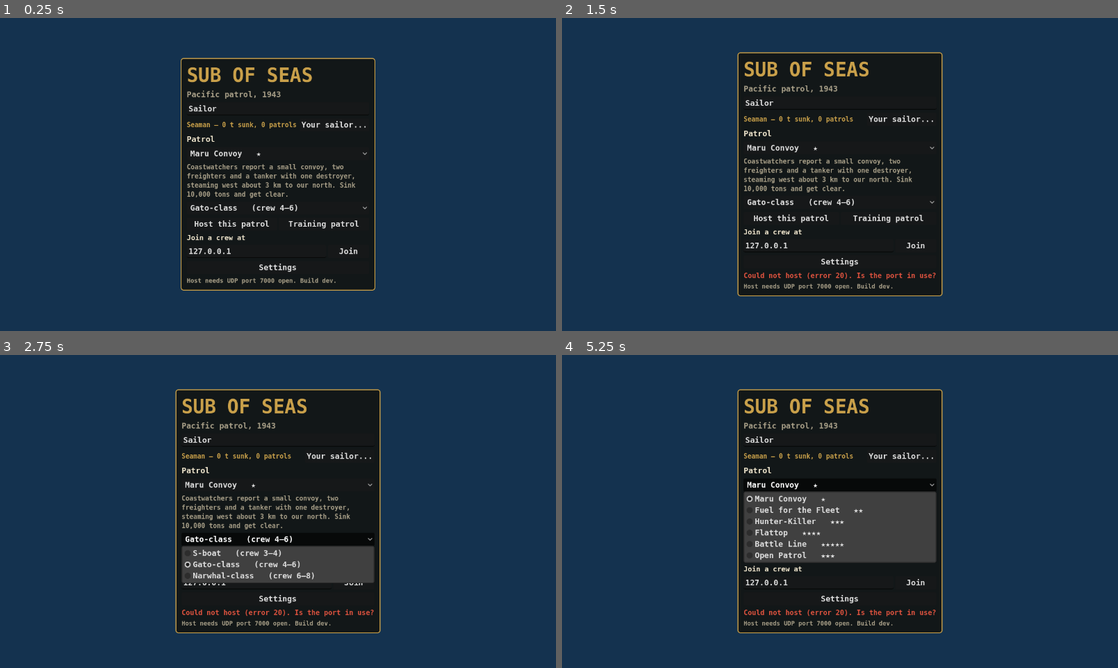
Above: before the commit, frames 1-4 (two rows, left to right).
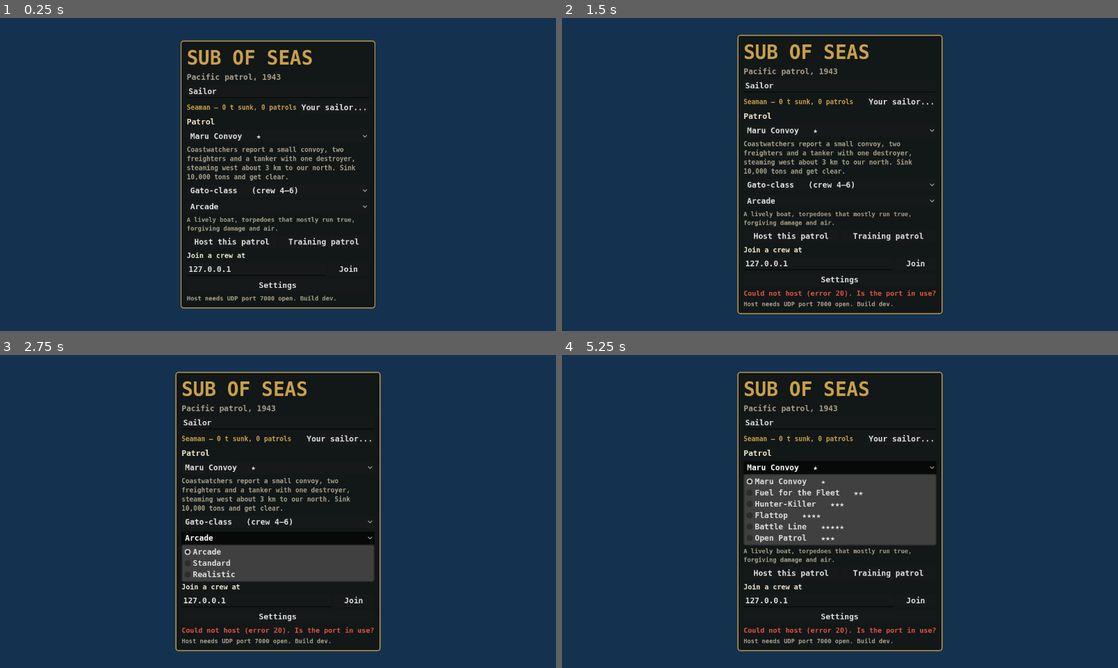
Above: after the commit, the same moments.

Repository: landonreekstin/sub-of-seas
Game: Godot game, scene res://ui/main_menu.tscn
Two runs of this game, one before a commit and one after it. Both use one fixed random seed, a clock stepped at 60 frames per second and the inputs below.
Inputs (mouse positions are in pixels of both pictures, inside the frame that each line leads up to):
- Up to frame 1 (0.25 s): no input
- Up to frame 2 (1.5 s): click "Host this patrol" at 0.5 s; click "Host this patrol" at 1.25 s
- Up to frame 3 (2.75 s): click (278, 536) at 2 s, where only the run after the commit has a clickable "Arcade"
- Up to frame 4 (5.25 s): click (840, 536) at 2.75 s, where only the run after the commit has a clickable "Arcade"; click "Your sailor..." at 3.5 s; click "Done" at 4.25 s; click "Maru Convoy ★" at 5 s

The runs differ from the first frame. In frame 1, 9.2% of the frame differs, in the area x 32-68%, y 7-93%; in frame 2, 9.8%; in frame 3, 9.7%; in frame 4, 12%, in the area x 31-69%, y 5-95%.

Commit message:
feat(sim): arcade, standard and realistic levels picked by the host

Diff:
--- a/autoload/net.gd
+++ b/autoload/net.gd
@@ -24,6 +24,7 @@
 var dedicated := false
 var sub_key := "gato" ## the boat the host takes out (--sub s_boat | gato | narwhal)
 var mission := "convoy" ## a MissionData key or "training"; chosen by the host (--mission, --training)
+var realism := "arcade" ## how arcadey or realistic the host's patrol plays (--realism arcade | standard | realistic): a Realism key
 var course := "full" ## which training course (--training <course>): a Tutorial.COURSES key
 var debug_charges := false ## --test-charges: the host drops a pattern on the boat (testing)
 var start_bots: PackedStringArray = [] ## --bots helm,dive,...: the host posts bot crewmen there at the start
@@ -61,6 +62,9 @@
 			"--address":
 				if i + 1 < args.size():
 					address = args[i + 1]
+			"--realism":
+				if i + 1 < args.size():
+					realism = args[i + 1]
 			"--sub":
 				if i + 1 < args.size():
 					sub_key = args[i + 1]
--- a/game/game.gd
+++ b/game/game.gd
@@ -161,6 +161,7 @@
 		"result_text": "",
 		"time": 0.0,
 		"mission": "convoy", ## a MissionData key, or "training"; set by the host
+		"realism": "arcade", ## a Realism key; set by the host
 		"objectives": [], ## from the mission: each with "done", shown top right
 		"sunk_by": {}, ## ship class key -> ships sunk
 		"tutorial": {"step": 0, "course": Net.course}, ## course: a Tutorial.COURSES key
@@ -202,6 +203,8 @@
 	Sim.world.conditions.night = m.night
 	Sim.world.conditions.sea_state = m.sea_state
 	Sim.world.conditions.layer_depth = m.layer_depth
+	Realism.apply(Sim.world, Net.realism)
+	crew.realism = Sim.world.realism
 	for g: Dictionary in m.groups:
 		Formations.spawn(Sim.world, g)
 	if m.sandbox:
@@ -339,7 +342,7 @@
 			"survive":
 				progress = "  (%d:%02d)" % [int(Sim.world.time) / 60, int(Sim.world.time) % 60] if Sim.world != null else ""
 		lines.append("%s  %s%s" % ["✓" if o.get("done", false) else "○", o.text, progress])
-	hud.set_objective(m.title.to_upper(), ("\n".join(lines) + "\n\n" if not lines.is_empty() else "") + crew_roles())
+	hud.set_objective(m.title.to_upper() + ("" if crew.get("realism", "arcade") == "arcade" else "  ·  " + Realism.level(crew.realism).title.to_upper()), ("\n".join(lines) + "\n\n" if not lines.is_empty() else "") + crew_roles())
 
 
 ## Suggested jobs for whoever is aboard, in joining order (the host first).
--- a/sim/air.gd
+++ b/sim/air.gd
@@ -34,6 +34,7 @@
 var canister_left := 0.0 ## seconds of scrubbing left in the canister in the scrubber
 var bleed := false
 var o2_bank := 1.0
+var harshness := 1.0 ## the realism level: the boat fouls her air this much faster (Realism)
 
 
 func setup(comp_count: int, canisters_aboard: int) -> AirState:
@@ -60,7 +61,7 @@
 		for i in smoke.size():
 			smoke[i] = lerpf(smoke[i], 0.0, k)
 	else:
-		var made := (CO2_BASE_PER_MIN + CO2_PER_CREW_PER_MIN * crew_count) / 60.0 * dt
+		var made := (CO2_BASE_PER_MIN + CO2_PER_CREW_PER_MIN * crew_count) * harshness / 60.0 * dt
 		co2 += made
 		o2 -= made * O2_PER_CO2
 	if canister_left > 0.0:
--- a/sim/detection.gd
+++ b/sim/detection.gd
@@ -9,6 +9,7 @@
 
 ## The patrol's conditions; OceanWorld sets this before stepping its ships.
 static var conditions := Conditions.new()
+static var sharpness := 1.0 ## the realism level: lookouts and hydrophones pick the boat up this much faster
 
 
 ## Sound the sub makes, 0.1 (creeping) .. ~1.6 (flank on the surface, both diesels).
@@ -49,7 +50,7 @@
 	if ship.data.hydrophone_range > 0.0 and d < ship.data.hydrophone_range:
 		var f := 1.0 - d / ship.data.hydrophone_range
 		gain += HEARING_RATE * sub_noise(sub) * f * f * hearing_factor(ship) * conditions.hearing_factor(sub.depth)
-	return gain
+	return gain * sharpness
 
 
 ## Chance that one active-sonar ping returns an echo from the sub.
--- a/sim/hull.gd
+++ b/sim/hull.gd
@@ -24,6 +24,7 @@
 var pumps: Array[Dictionary] = [] ## {c, p: Vector3}
 var broken := {} ## station_id -> seconds of wrench work left
 var needs_parts := {} ## station_id -> seconds of fitting spare parts left (wrecked, not just broken)
+var harshness := 1.0 ## the realism level: leaks run and fires grow this much faster (Realism)
 var _next_id := 1
 
 
@@ -83,7 +84,7 @@
 func _step_fires(dt: float, rng: RandomNumberGenerator) -> void:
 	var spread: Array[int] = []
 	for f in fires:
-		f.size = minf(1.0, f.size + FIRE_GROWTH * dt)
+		f.size = minf(1.0, f.size + FIRE_GROWTH * harshness * dt)
 		if comps[f.c].water * DECK_HEIGHT > 0.45:
 			f.size = 0.0 # drowned
 		if f.size > 0.7 and rng.randf() < 0.01 * dt:
@@ -109,7 +110,7 @@
 func add_leak(c: int, size: int, rng: RandomNumberGenerator, side := 0.0) -> Dictionary:
 	if side == 0.0:
 		side = -1.0 if rng.randf() < 0.5 else 1.0
-	var rate: float = LEAK_SIZES[clampi(size, 0, LEAK_SIZES.size() - 1)]
+	var rate: float = LEAK_SIZES[clampi(size, 0, LEAK_SIZES.size() - 1)] * harshness
 	var leak := {
 		"id": _take_id(), "c": c, "rate": rate, "hp": rate * TORCH_SECONDS_PER_RATE,
 		"p": Vector3(side * 1.88, rng.randf_range(0.5, 2.1), _random_z(c, rng)),
--- a/sim/ocean_world.gd
+++ b/sim/ocean_world.gd
@@ -32,6 +32,8 @@
 var crew_count := 1 ## players aboard, set by the host; they breathe
 var lost := "" ## why the boat was lost, once it is
 var dud_chance := 0.05
+var realism := "arcade" ## a Realism key, set by Realism.apply
+var escort_sharpness := 1.0 ## the realism level: escorts pick the boat up this much faster
 var rng := RandomNumberGenerator.new()
 var _next_id := 1
 var _battery_was := 1.0
@@ -142,6 +144,7 @@
 func step(dt: float, authoritative := true) -> void:
 	time += dt
 	Detection.conditions = conditions
+	Detection.sharpness = escort_sharpness
 	var before := sub.pos
 	sub.step(dt)
 	_check_ground(before, dt, authoritative)
--- /dev/null
+++ b/sim/realism.gd
@@ -0,0 +1,35 @@
+class_name Realism
+## How arcadey or realistic a patrol plays (lando, M9: modes on an arcade ↔ realism scale).
+## The host picks it; it sets the sim's knobs. Arcade is the game as it has always played.
+
+const KEYS := ["arcade", "standard", "realistic"]
+
+const LEVELS := {
+	"arcade": {
+		"title": "Arcade", "handling": 1.0, "dud_chance": 0.05, "damage": 1.0, "air": 1.0, "escorts": 1.0,
+		"blurb": "A lively boat, torpedoes that mostly run true, forgiving damage and air.",
+	},
+	"standard": {
+		"title": "Standard", "handling": 0.5, "dud_chance": 0.12, "damage": 1.25, "air": 1.2, "escorts": 1.15,
+		"blurb": "Between the two: a heavier boat, more duds, leaks and fires that get away faster.",
+	},
+	"realistic": {
+		"title": "Realistic", "handling": 0.0, "dud_chance": 0.25, "damage": 1.6, "air": 1.4, "escorts": 1.3,
+		"blurb": "The real boat's handling, 1942's Mark 14 (one in four a dud), fast flooding, foul air, sharp escorts.",
+	},
+}
+
+
+static func level(key: String) -> Dictionary:
+	return LEVELS.get(key, LEVELS.arcade)
+
+
+## Sets `world`'s knobs for this level.
+static func apply(world: OceanWorld, key: String) -> void:
+	var l := level(key)
+	world.realism = key if LEVELS.has(key) else "arcade"
+	world.sub.handling = l.handling
+	world.dud_chance = l.dud_chance
+	world.hull.harshness = l.damage
+	world.air.harshness = l.air
+	world.escort_sharpness = l.escorts
--- a/tests/test_sim.gd
+++ b/tests/test_sim.gd
@@ -395,3 +395,28 @@
 		worst = maxf(worst, absf(est.speed_kn - 10.0))
 	runner.check(worst < 3.0, "four marks over 90 s: speed within 3 kn (worst %.1f)" % worst)
 	return true
+
+
+## Arcade ↔ realism: realistic is the real boat, more duds, faster flooding and fouler air;
+## arcade leaves everything as it was.
+func test_realism_levels_set_the_knobs() -> bool:
+	var a := _world()
+	Realism.apply(a, "arcade")
+	runner.check(a.sub.handling == 1.0 and a.dud_chance == 0.05 and a.hull.harshness == 1.0, "arcade is the game as it was")
+	var r := _world()
+	Realism.apply(r, "realistic")
+	runner.check(r.sub.handling == 0.0 and r.dud_chance > 0.2, "realistic: the real boat and the Mark 14")
+	a.sub.telegraph = 4
+	r.sub.telegraph = 4
+	a.sub.diesels.assign([1.0, 1.0])
+	r.sub.diesels.assign([1.0, 1.0])
+	_run(a, 20.0)
+	_run(r, 20.0)
+	runner.check(a.sub.speed > r.sub.speed * 1.5, "arcade picks up speed faster (%.1f vs %.1f m/s)" % [a.sub.speed, r.sub.speed])
+	for w in [a, r]:
+		w.hull.setup([{"name": "a", "z0": -10.0, "z1": 0.0}], {}, {})
+	runner.check(r.hull.add_leak(0, 1, r.rng).rate > a.hull.add_leak(0, 1, a.rng).rate, "realistic leaks run faster")
+	var unknown := _world()
+	Realism.apply(unknown, "nonsense")
+	runner.check(unknown.realism == "arcade", "an unknown level falls back to arcade")
+	return true
--- a/ui/hud.gd
+++ b/ui/hud.gd
@@ -220,7 +220,7 @@
 	var m := MissionData.load_key(crew.mission)
 	box.add_child(UiKit.label(titles.get(crew.result, "PATROL OVER"), 34, UiKit.BAD if lost else (UiKit.WARN if crew.result == "escaped" else UiKit.GOOD)))
 	if m != null:
-		box.add_child(UiKit.label(m.title, 18, UiKit.BRASS))
+		box.add_child(UiKit.label("%s  ·  %s" % [m.title, Realism.level(crew.get("realism", "arcade")).title], 18, UiKit.BRASS))
 	box.add_child(UiKit.label(crew.result_text, 20))
 	box.add_child(UiKit.label(" ", 8))
 	var done := 0
--- a/ui/main_menu.gd
+++ b/ui/main_menu.gd
@@ -8,6 +8,8 @@
 var _ip_edit: LineEdit
 var _mission: OptionButton
 var _sub: OptionButton
+var _realism: OptionButton
+var _realism_blurb: Label
 const SUBS: Array[String] = ["s_boat", "gato", "narwhal"]
 var _briefing: Label
 
@@ -60,6 +62,19 @@
 		_sub.add_item("%s   (crew %d–%d)" % [d.display_name, d.crew_min, d.crew_max])
 	_sub.select(maxi(SUBS.find(Net.sub_key), 0))
 	box.add_child(_sub)
+	# Arcade ↔ realism (lando, M9).
+	_realism = OptionButton.new()
+	for k in Realism.KEYS:
+		_realism.add_item(Realism.level(k).title)
+	_realism.select(maxi(Realism.KEYS.find(Net.realism), 0))
+	box.add_child(_realism)
+	_realism_blurb = UiKit.label("", 14, UiKit.DIM)
+	_realism_blurb.autowrap_mode = TextServer.AUTOWRAP_WORD_SMART
+	_realism_blurb.custom_minimum_size = Vector2(420, 0)
+	box.add_child(_realism_blurb)
+	var show_realism := func(i: int) -> void: _realism_blurb.text = Realism.level(Realism.KEYS[i]).blurb
+	_realism.item_selected.connect(show_realism)
+	show_realism.call(_realism.selected)
 	var buttons := HBoxContainer.new()
 	box.add_child(buttons)
 	var host := Button.new()
@@ -131,6 +146,7 @@
 func _host() -> void:
 	Net.mission = MissionData.KEYS[_mission.selected] # starts on --mission's, if given
 	Net.sub_key = SUBS[_sub.selected]
+	Net.realism = Realism.KEYS[_realism.selected]
 	_start(Net.Mode.HOST)
 
 
Not shown, added: sim/realism.gd.uid
Not shown, changed: CLAUDE.md
Not shown, changed: docs/roadmap.md
Not shown, changed: docs/style.md
